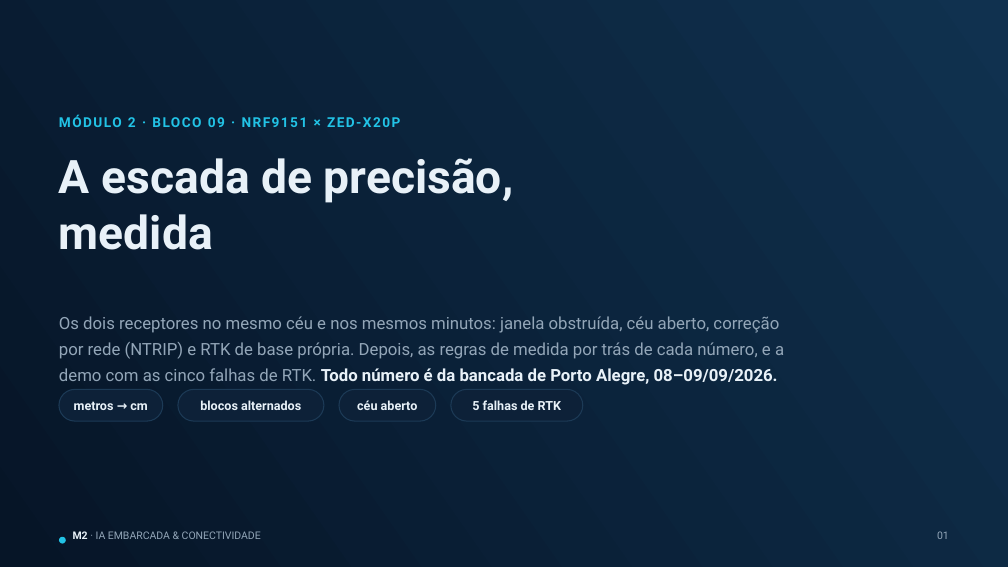
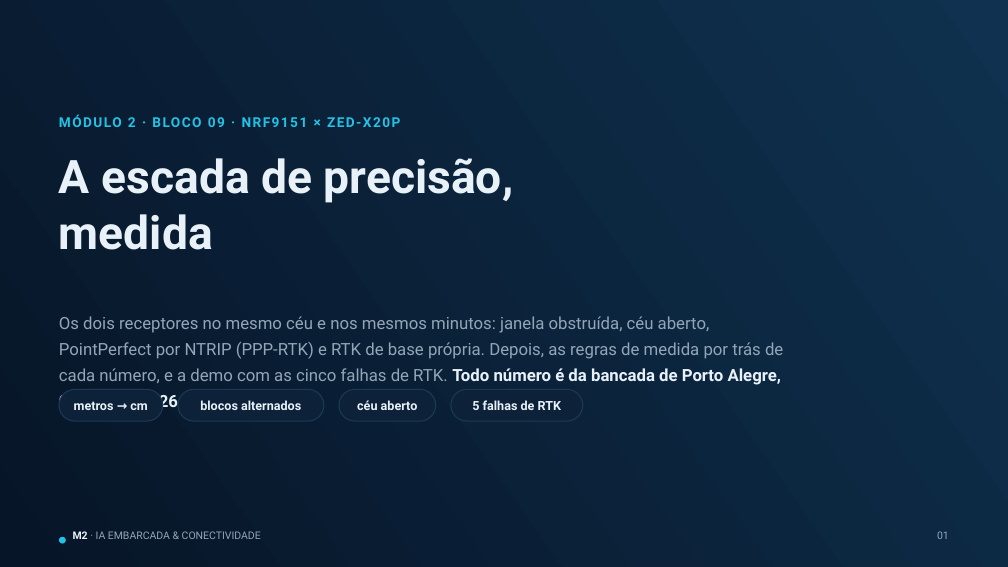
Before and after one commit to joaodullius/nrf-manaus-2, a slide deck: slide 1 of doc/gnss/M2-09_Escada_de_Precisao.pptx. Drawn at 1008x567 pixels with LibreOffice and Linux fonts; fonts in the diff are those of the drawing. Boxes give left, top, right and bottom in pixels: in the first picture for what was removed or moved away, otherwise in the second. Text is boxed around its words. In the diff, an @@ line names an element or a change of style, - is before the commit and + after.

```diff
--- a/doc/gnss/M2-09_Escada_de_Precisao.pptx
+++ b/doc/gnss/M2-09_Escada_de_Precisao.pptx
@@ text at (59,316,783,385): text changed @@
-Os dois receptores no mesmo céu e nos mesmos minutos: janela obstruída, céu aberto, correção por rede (NTRIP) e RTK de base própria. Depois, as regras de medida por trás de cada número, e a demo com as cinco falhas de RTK. Todo número é da bancada de Porto Alegre, 08–09/09/2026.
+Os dois receptores no mesmo céu e nos mesmos minutos: janela obstruída, céu aberto, PointPerfect por NTRIP (PPP-RTK) e RTK de base própria. Depois, as regras de medida por trás de cada número, e a demo com as cinco falhas de RTK. Todo número é da bancada de Porto Alegre, 08–09/09/2026.
```
Also in this commit, not shown: 8 other slides changed, 1 slide added, 44 other files.
